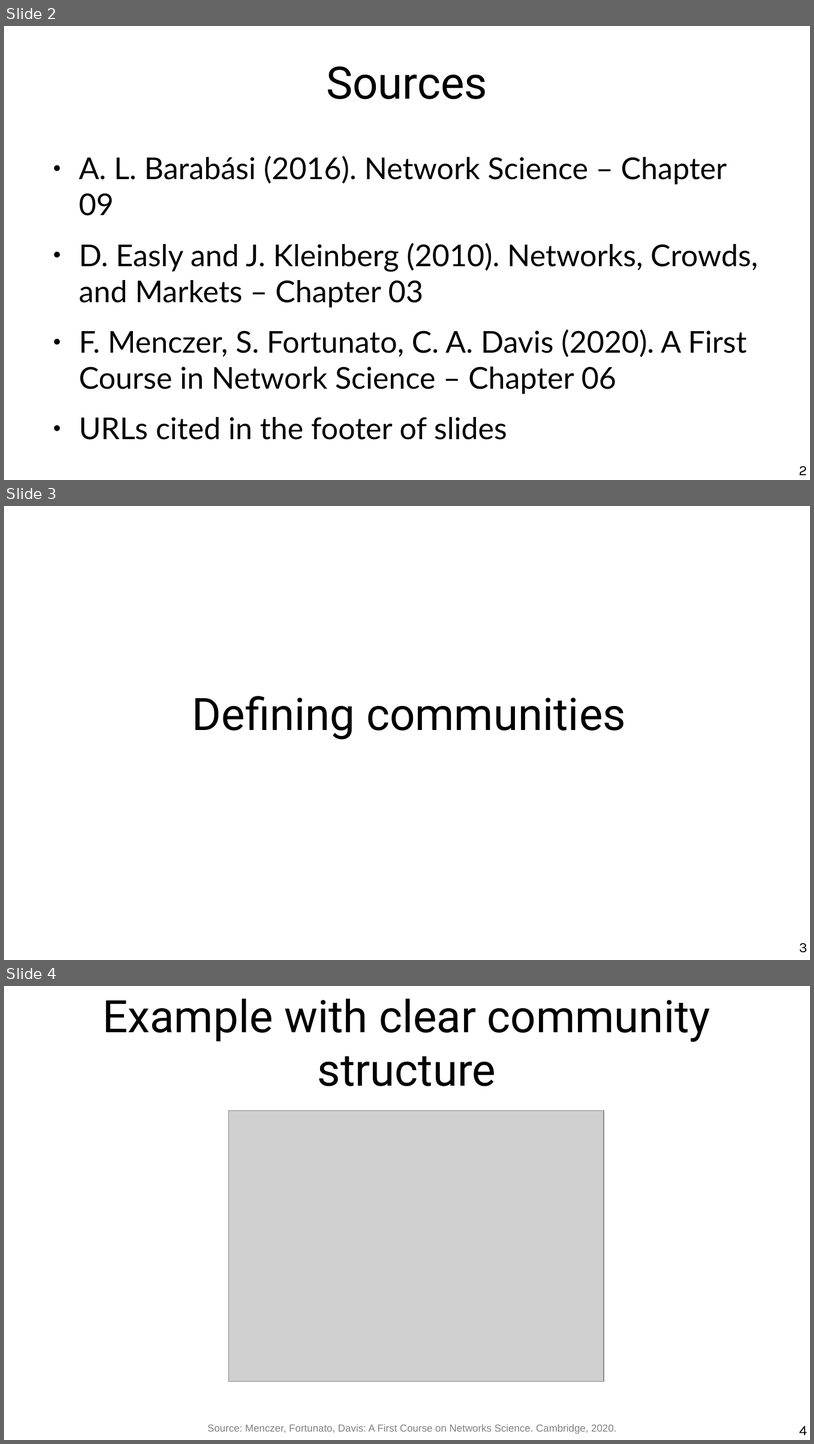
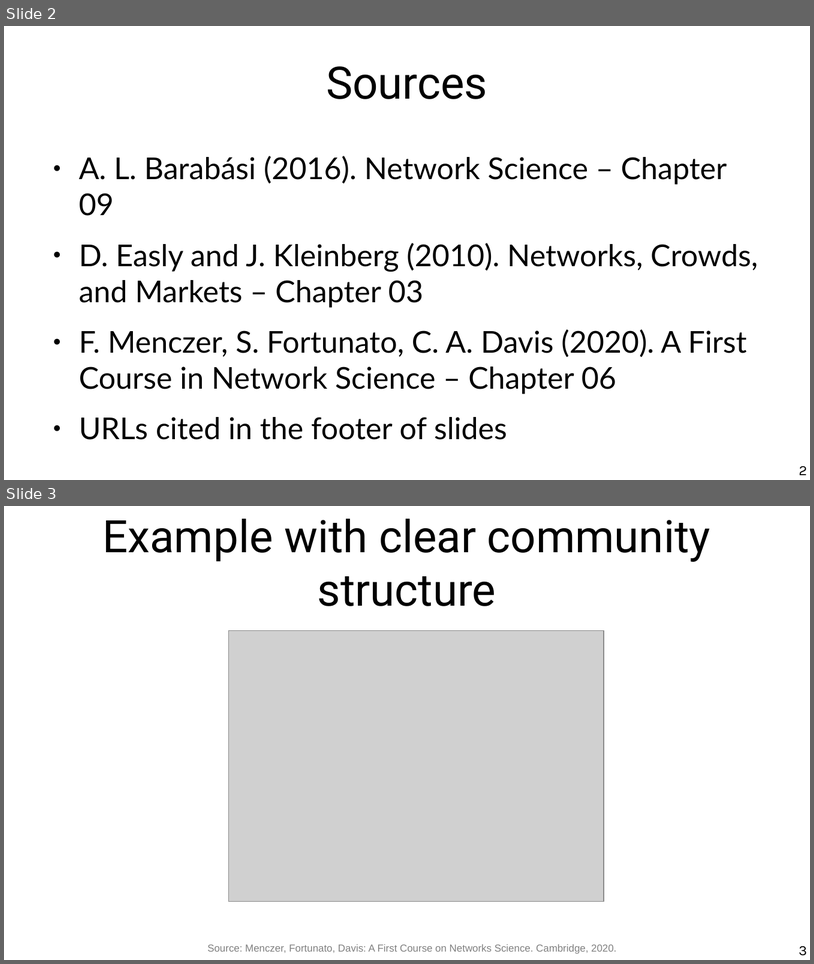
Before and after one commit to chatox/networks-science-course, a slide deck: theory/odp/tt21-finding_communities.odp. Shown one above the other, each under a label of ours: slides 2, 3 and 4 before the commit, slides 2 and 3 after it. The pictures are 814x1444 and 814x964 pixels, drawn with LibreOffice and Linux fonts; fonts in the diff are those of the drawing; grey boxes stand for pictures. Boxes give left, top, right and bottom in pixels: in the first picture for what was removed or moved away, otherwise in the second. Text is boxed around its words. In the diff, an @@ line names an element or a change of style, - is before the commit and + after.

```diff
--- a/theory/odp/tt21-finding_communities.odp
+++ b/theory/odp/tt21-finding_communities.odp
@@ slide 3 removed at (4, 506, 810, 960), background #FFFFFF @@
@@ title removed at (192, 696, 626, 739) @@
-Defining communities
@@ page number removed at (800, 943, 808, 952) @@
-3
@@ what was slide 4 is now slide 3 @@
@@ page number at (799, 946, 807, 955): text changed @@
-4
+3
```
Also in this commit, not shown: 3 slides changed, 2 slides added, 1 other slide removed, 3 other files.
